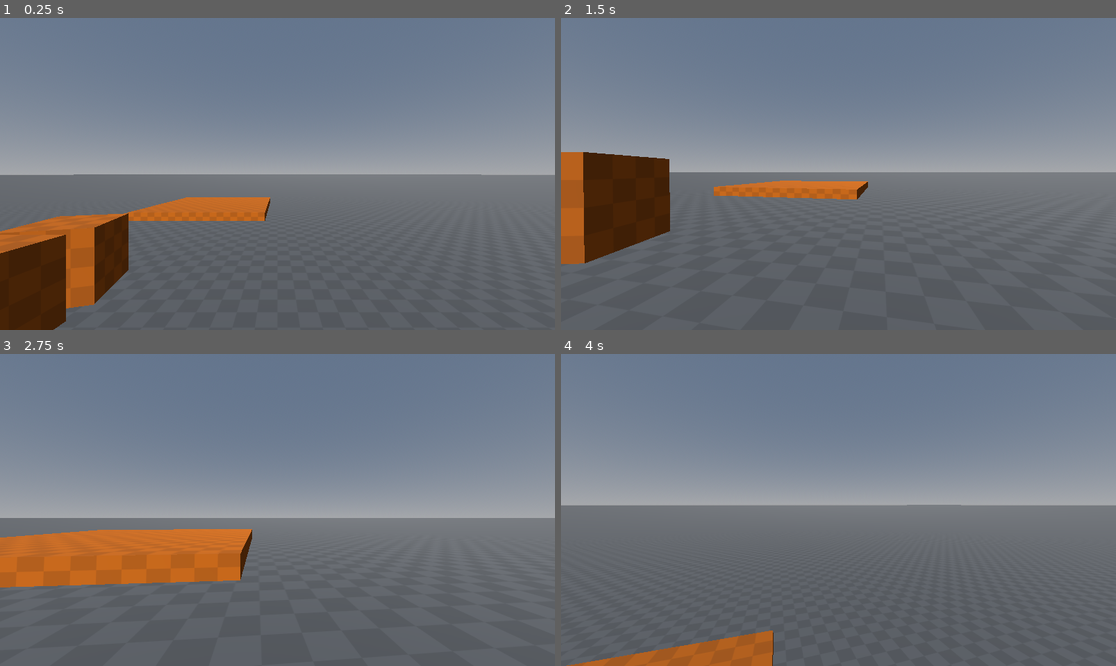
Above: before the commit, frames 1-4 (two rows, left to right).
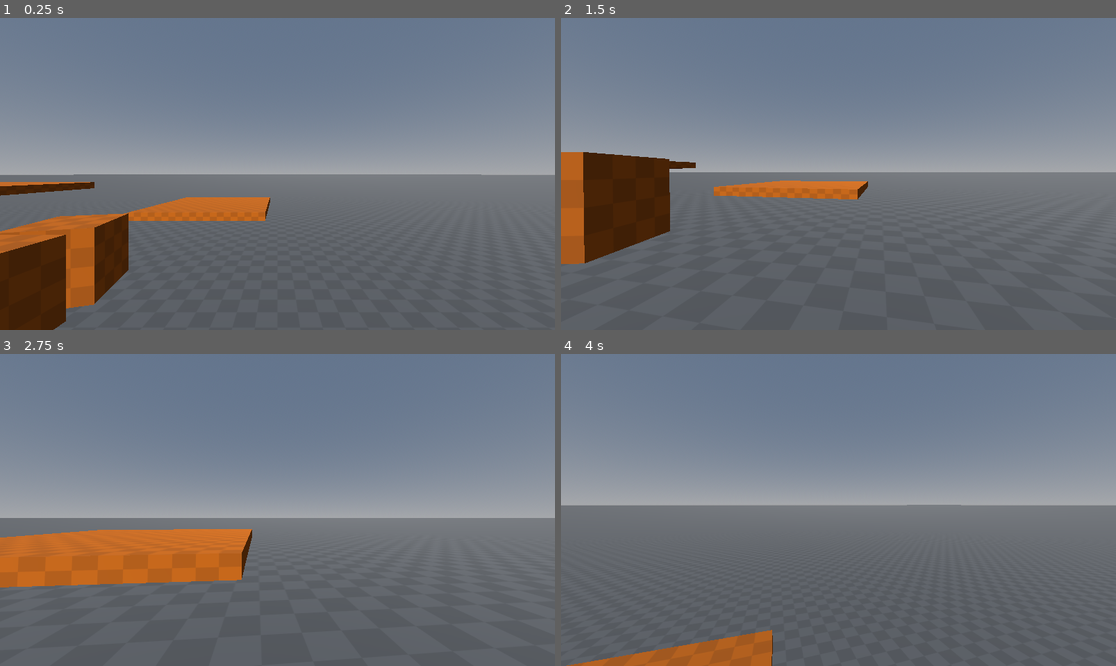
Above: after the commit, the same moments.

Repository: pbentes/Source-Engine-Movement
Game: Godot game, scene res://levels/devtest/devtest.tscn
The game is run twice, just before and just after one commit, with the same random seed, the same clock (stepped at 60 frames per second) and the same inputs.
Inputs (mouse positions are in pixels of both pictures, inside the frame that each line leads up to):
- Up to frame 1 (0.25 s): no input
- Up to frame 2 (1.5 s): tap Enter at 0.5 s; move the mouse to (866, 174) at 0.52 s; hold Ctrl (duck) 0.53-1.28 s; hold W (move_forward) from 0.53 s (still down); tap Space (jump) at 0.77 s; move the mouse to (810, 174) at 1.27 s; tap Shift (walk) at 1.35 s
- Up to frame 3 (2.75 s): keep holding W (move_forward); tap Space (jump) at 1.52 s; move the mouse to (288, 503) at 2.02 s; hold Ctrl (duck) from 2.03 s (still down)
- Up to frame 4 (4 s): keep holding W (move_forward); move the mouse to (832, 516) at 2.77 s; release Ctrl (duck) at 2.78 s; tap Shift (walk) at 2.85 s; tap Space (jump) at 3.02, 3.77 s; move the mouse to (877, 513) at 3.52 s; hold Ctrl (duck) from 3.53 s (still down)

The runs differ from the first frame. In frame 1, 0.5% of the frame differs, in the area x 0-49%, y 52-66%; in frame 2, 0.1%; in frame 3, less than 0.1%; in frame 4, less than 0.1%.

Commit message:
Added a platform to test the uncrouch behaviour

Diff:
--- a/levels/devtest/devtest.tscn
+++ b/levels/devtest/devtest.tscn
@@ -72,7 +72,13 @@
 mesh = SubResource("BoxMesh_2fetm")
 
 [node name="Step" type="CSGMesh3D" parent="."]
-transform = Transform3D(0.99999, 0, -0.00441563, 0, 1, 0, 0.00441563, 0, 0.99999, -2.946, 0.15, -9.852)
+transform = Transform3D(1, 0, 0, 0, 1, 0, 0, 0, 1, -2.946, 0.15, -9.852)
+material_override = ExtResource("2_h0dxl")
+use_collision = true
+mesh = SubResource("BoxMesh_mjdeu")
+
+[node name="Platform" type="CSGMesh3D" parent="."]
+transform = Transform3D(0.999999, 0, 0, 0, 1, 0, 0, 0, 0.999999, -11.5, 1.15, -7.5)
 material_override = ExtResource("2_h0dxl")
 use_collision = true
 mesh = SubResource("BoxMesh_mjdeu")
